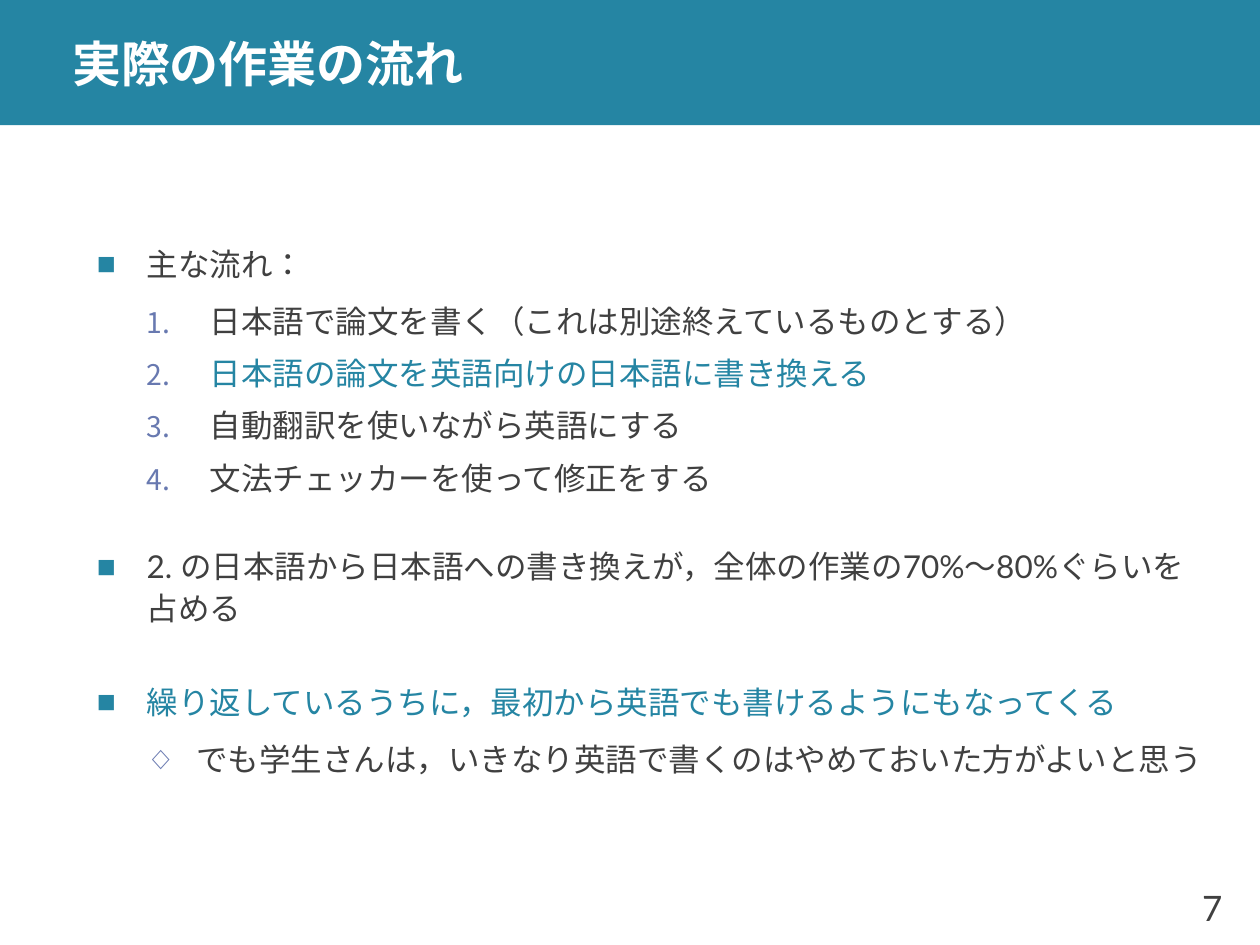
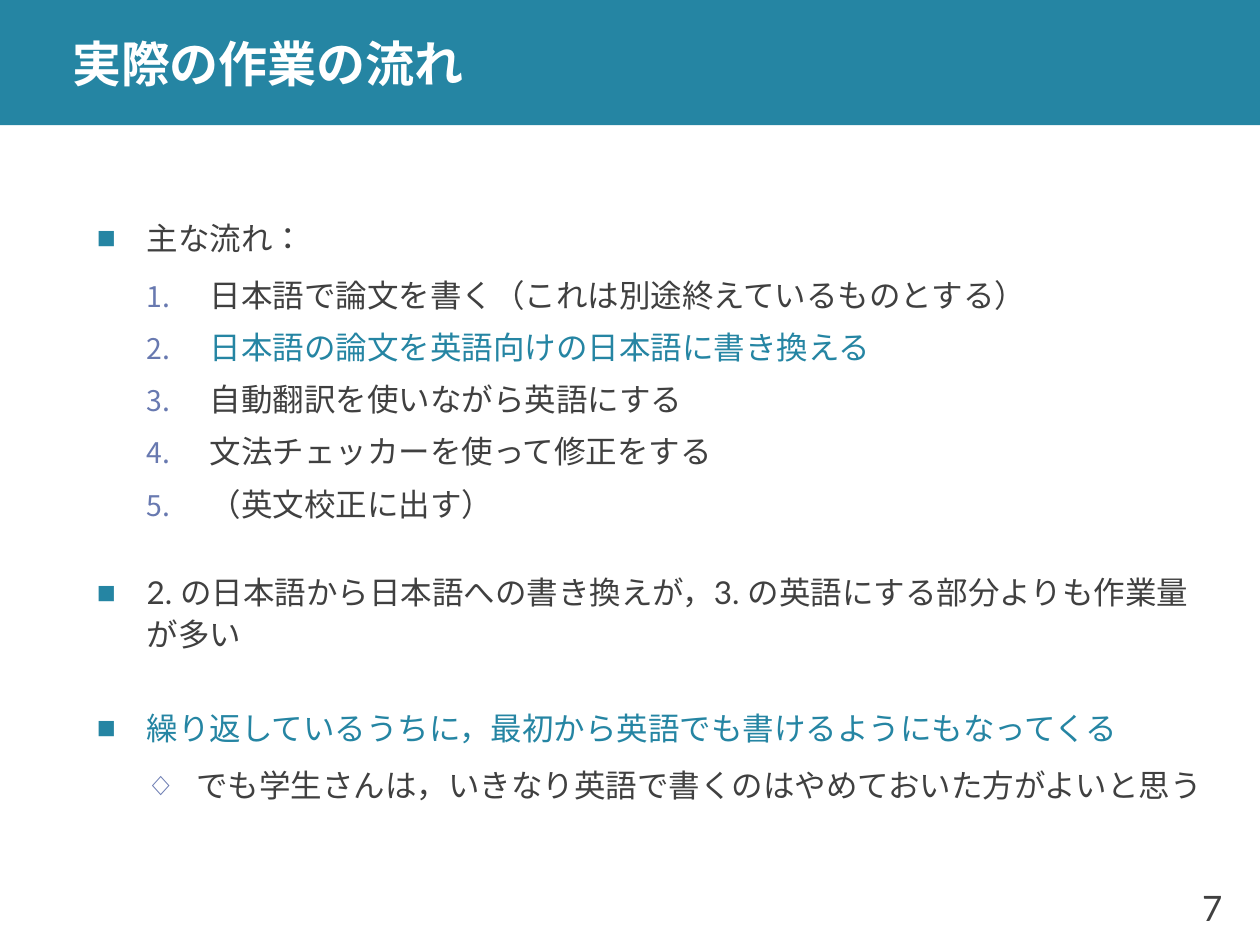
Before and after one commit to shioya-lab/how-to, a slide deck: slide 7 of translation.pptx. Drawn at 1260x945 pixels with LibreOffice and Linux fonts; fonts in the diff are those of the drawing. Boxes give left, top, right and bottom in pixels: in the first picture for what was removed or moved away, otherwise in the second. Text is boxed around its words. In the diff, an @@ line names an element or a change of style, - is before the commit and + after.

```diff
--- a/translation.pptx
+++ b/translation.pptx
@@ text at box(147, 489, 1189, 649): text changed @@
-■ 2. の日本語から日本語への書き換えが，全体の作業の70%～80%ぐらいを占める
+  5. （英文校正に出す）
+■ 2. の日本語から日本語への書き換えが，3. の英語にする部分よりも作業量が多い
```
Also in this commit, not shown: 17 other slides changed, 10 slides added, 1 other file.
